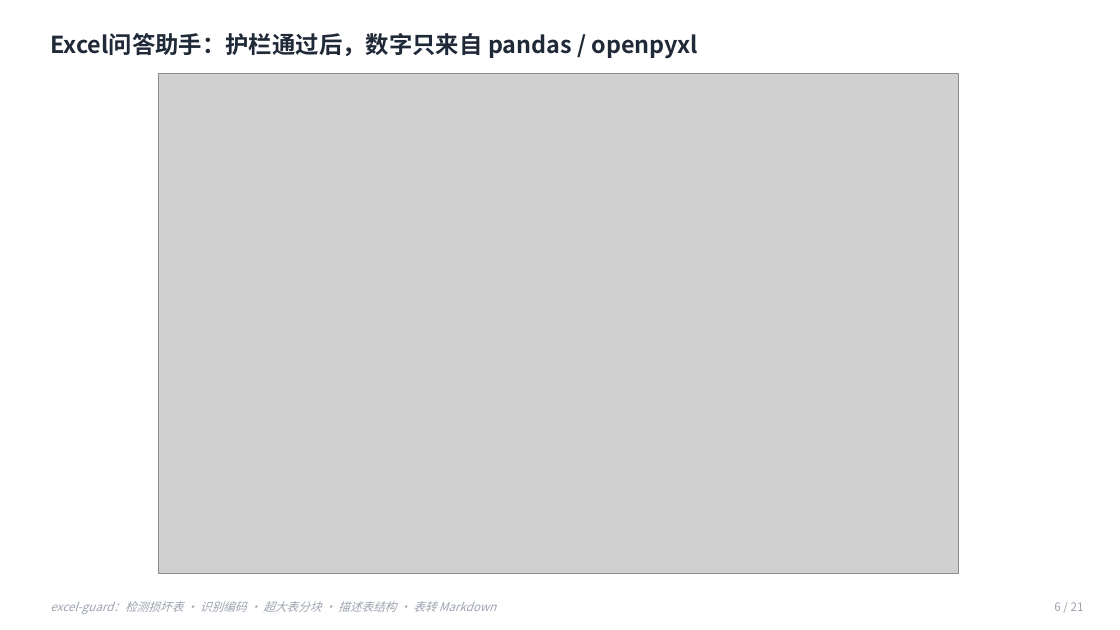
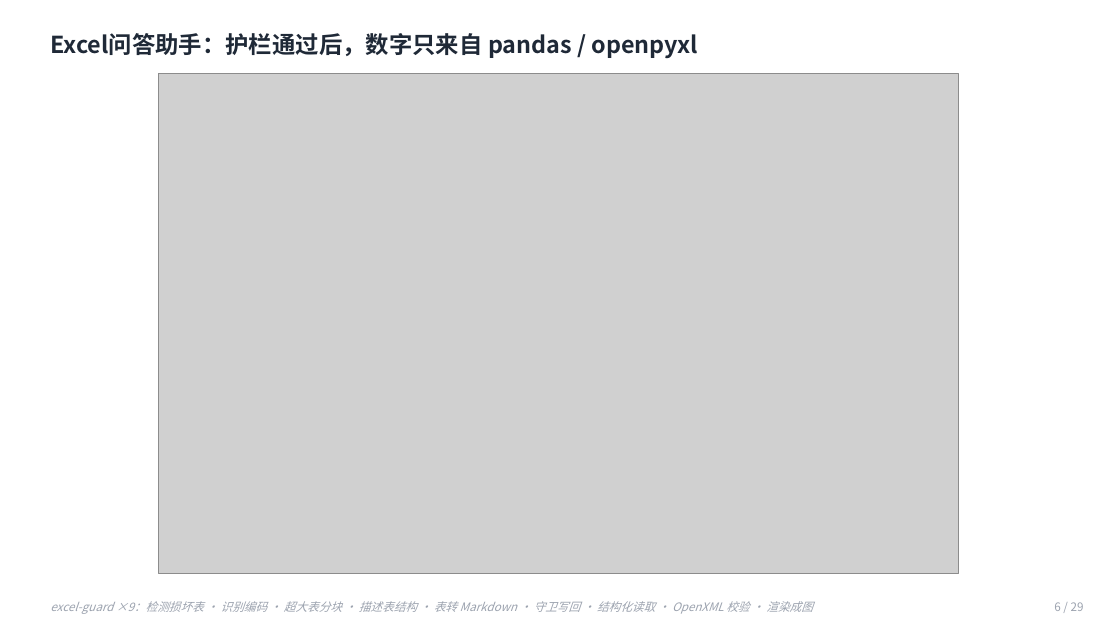
Before and after one commit to LiNan1984/shunde-poc, a slide deck: slide 6 of docs/演示材料/顺德POC四助手架构.pptx. Drawn at 1120x630 pixels with LibreOffice and Linux fonts; fonts in the diff are those of the drawing; grey boxes stand for pictures. Boxes give left, top, right and bottom in pixels: in the first picture for what was removed or moved away, otherwise in the second. Text is boxed around its words. In the diff, an @@ line names an element or a change of style, - is before the commit and + after.

```diff
--- a/docs/演示材料/顺德POC四助手架构.pptx
+++ b/docs/演示材料/顺德POC四助手架构.pptx
@@ text at [50,601,813,614]: text changed @@
-excel-guard：检测损坏表 · 识别编码 · 超大表分块 · 描述表结构 · 表转 Markdown
+excel-guard ×9：检测损坏表 · 识别编码 · 超大表分块 · 描述表结构 · 表转 Markdown · 守卫写回 · 结构化读取 · OpenXML 校验 · 渲染成图
@@ text at [1054,602,1084,611]: text changed @@
-6 / 21
+6 / 29
```
Also in this commit, not shown: 19 other slides changed, 9 slides added, 1 slide removed, 20 other files.
